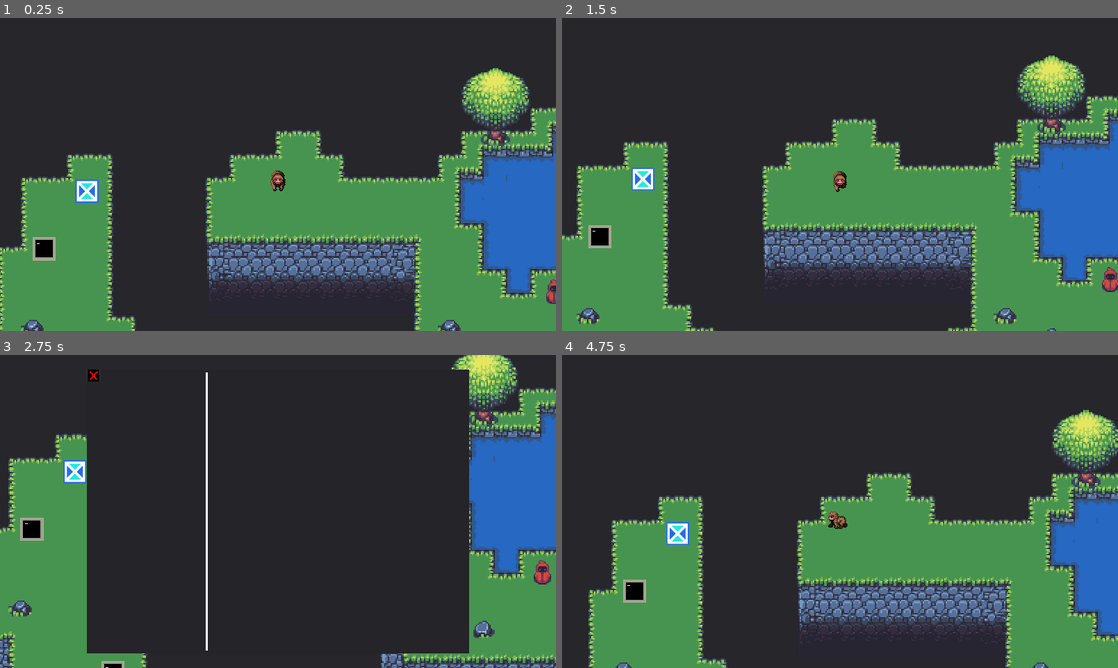
Above: before the commit, frames 1-4 (two rows, left to right).
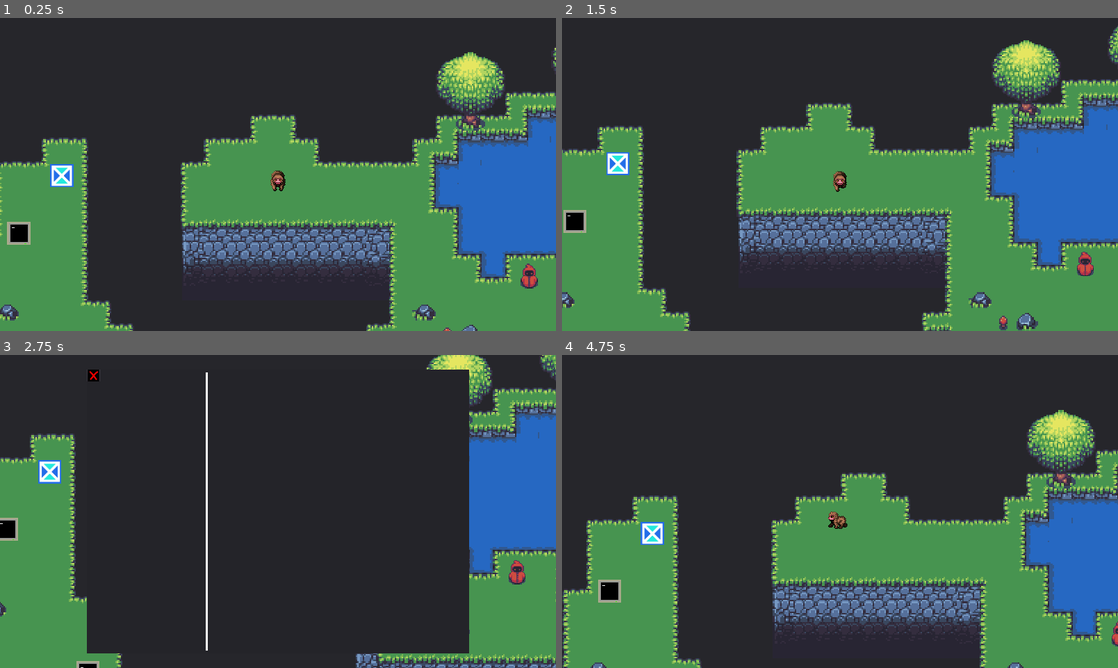
Above: after the commit, the same moments.

Repository: Glarmo/Quiz-Diss
Game: Godot game, scene res://Levels/Level 3.tscn
The game is run twice, just before and just after one commit, with the same random seed, the same clock (stepped at 60 frames per second) and the same inputs. This scene is started directly instead of the project's main scene.
Inputs (mouse positions are in pixels of both pictures, inside the frame that each line leads up to):
- Up to frame 1 (0.25 s): no input
- Up to frame 2 (1.5 s): tap Enter at 0.5 s; move the mouse to (962, 158) at 0.52 s; hold Right (ui_right) 0.53-1.28 s; tap J (journal) at 0.6, 1.35 s; click (962, 158) at 0.67 s; tap Space (ui_select) at 0.77, 1.25 s; move the mouse to (728, 190) at 1.27 s; hold Down (ui_down) from 1.28 s (still down)
- Up to frame 3 (2.75 s): tap Space (ui_select) at 1.52 s; move the mouse to (333, 442) at 2.02 s; release Down (ui_down) at 2.03 s; hold Right (ui_right) from 2.03 s (still down); tap J (journal) at 2.1 s
- Up to frame 4 (4.75 s): tap Enter at 2.75 s; move the mouse to (812, 574) at 2.77 s; release Right (ui_right) at 2.78 s; hold Up (ui_up) 2.78-3.53 s; tap J (journal) at 2.85, 3.6, 4.35 s; click (812, 574) at 2.92 s; tap Space (ui_select) at 3.02, 3.77, 4.25, 4.52 s; move the mouse to (1006, 558) at 3.52 s; hold Left (ui_left) from 3.53 s (still down); move the mouse to (673, 464) at 4.27 s

The runs differ from the first frame. In frame 1, 27% of the frame differs, in the area x 0-100%, y 9-100%; in frame 2, 28%, in the area x 0-100%, y 2-100%; in frame 3, 10%; in frame 4, 22%.

Commit message:
for parts

Diff:
--- a/Levels/Level 3.tscn
+++ b/Levels/Level 3.tscn
@@ -35,13 +35,12 @@
 [node name="CanvasLayer" parent="." instance=ExtResource( 2 )]
 
 [node name="Player" parent="." instance=ExtResource( 3 )]
-position = Vector2( 163.477, 61.2113 )
+position = Vector2( 198.269, 82.6216 )
 z_index = 1
 
 [node name="Parser" parent="." instance=ExtResource( 4 )]
 
 [node name="Overworld" type="Node2D" parent="."]
-editor/display_folded = true
 
 [node name="Ground" parent="Overworld" instance=ExtResource( 5 )]
 z_index = -1
Not shown, changed: Haskell Quest.dmg
Not shown, changed: Haskell Quest.zip
